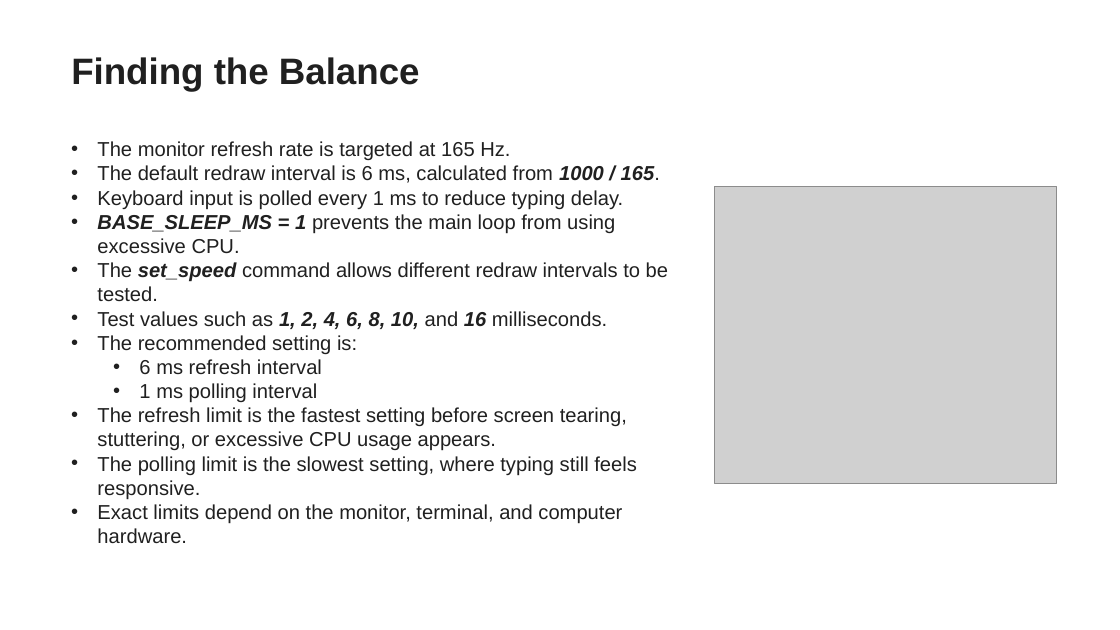
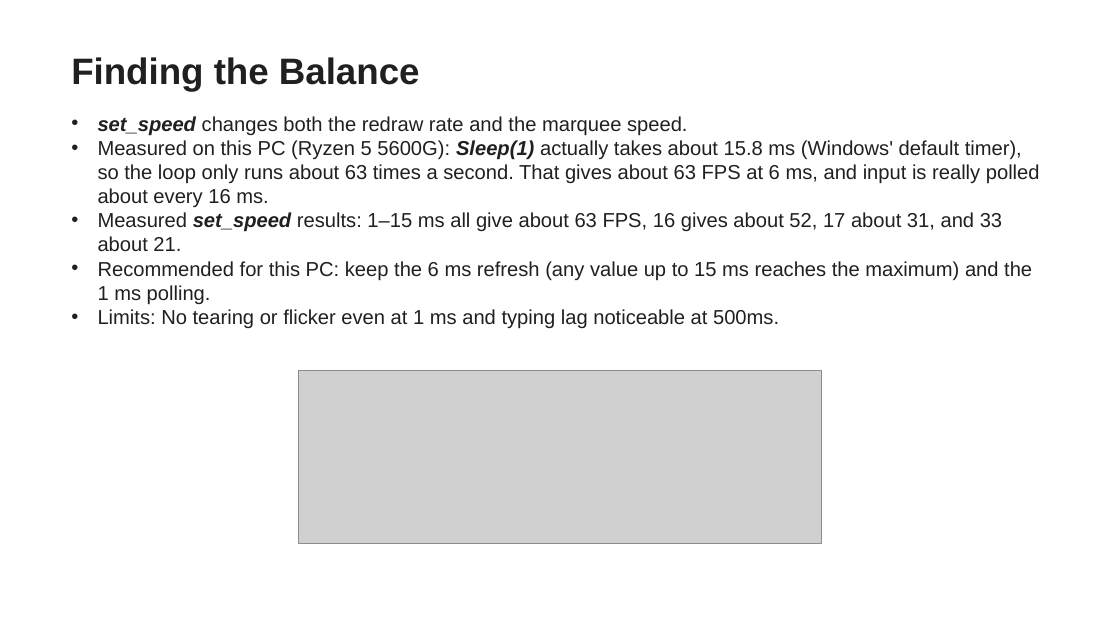
Before and after one commit to zuraxy/CSOPESY2, a slide deck: slide 6 of PPT - Marquee Console Submission - [Actual Submission].pptx. Drawn at 1120x630 pixels with LibreOffice and Linux fonts; fonts in the diff are those of the drawing; grey boxes stand for pictures. Boxes give left, top, right and bottom in pixels: in the first picture for what was removed or moved away, otherwise in the second. Text is boxed around its words. In the diff, an @@ line names an element or a change of style, - is before the commit and + after.

```diff
--- a/PPT - Marquee Console Submission - [Actual Submission].pptx
+++ b/PPT - Marquee Console Submission - [Actual Submission].pptx
@@ text at (98,116,1040,329): text changed @@
-• The monitor refresh rate is targeted at 165 Hz.
-• The default redraw interval is 6 ms, calculated from 1000 / 165.
-• Keyboard input is polled every 1 ms to reduce typing delay.
-• BASE_SLEEP_MS = 1 prevents the main loop from using excessive CPU.
-• The set_speed command allows different redraw intervals to be tested.
-• Test values such as 1, 2, 4, 6, 8, 10, and 16 milliseconds.
-• The recommended setting is:
-  • 6 ms refresh interval
-  • 1 ms polling interval
-• The refresh limit is the fastest setting before screen tearing, stuttering, or excessive CPU usage appears.
-• The polling limit is the slowest setting, where typing still feels responsive.
-• Exact limits depend on the monitor, terminal, and computer hardware.
+• set_speed changes both the redraw rate and the marquee speed.
+• Measured on this PC (Ryzen 5 5600G): Sleep(1) actually takes about 15.8 ms (Windows' default timer), so the loop only runs about 63 times a second. That gives about 63 FPS at 6 ms, and input is really polled about every 16 ms.
+• Measured set_speed results: 1–15 ms all give about 63 FPS, 16 gives about 52, 17 about 31, and 33 about 21.
+• Recommended for this PC: keep the 6 ms refresh (any value up to 15 ms reaches the maximum) and the 1 ms polling.
+• Limits: No tearing or flicker even at 1 ms and typing lag noticeable at 500ms.
@@ picture removed at (715,187,1057,484) @@
@@ picture added at (298,371,822,543) @@
```
Also in this commit, not shown: 4 other slides changed, 1 other file.
